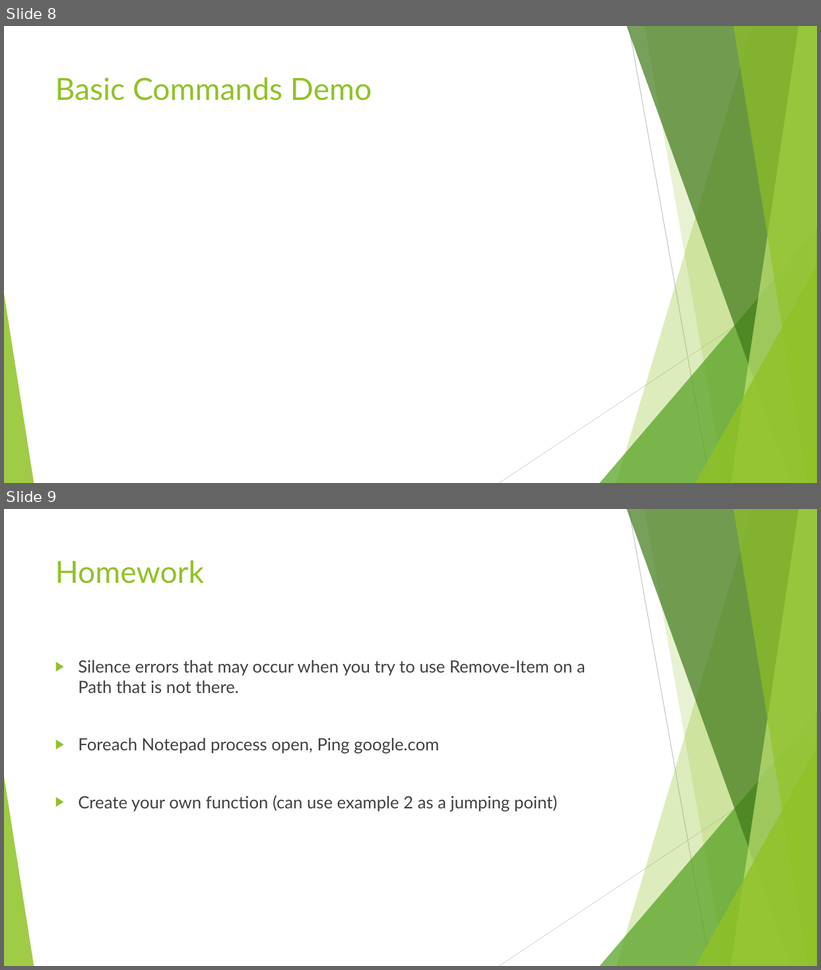
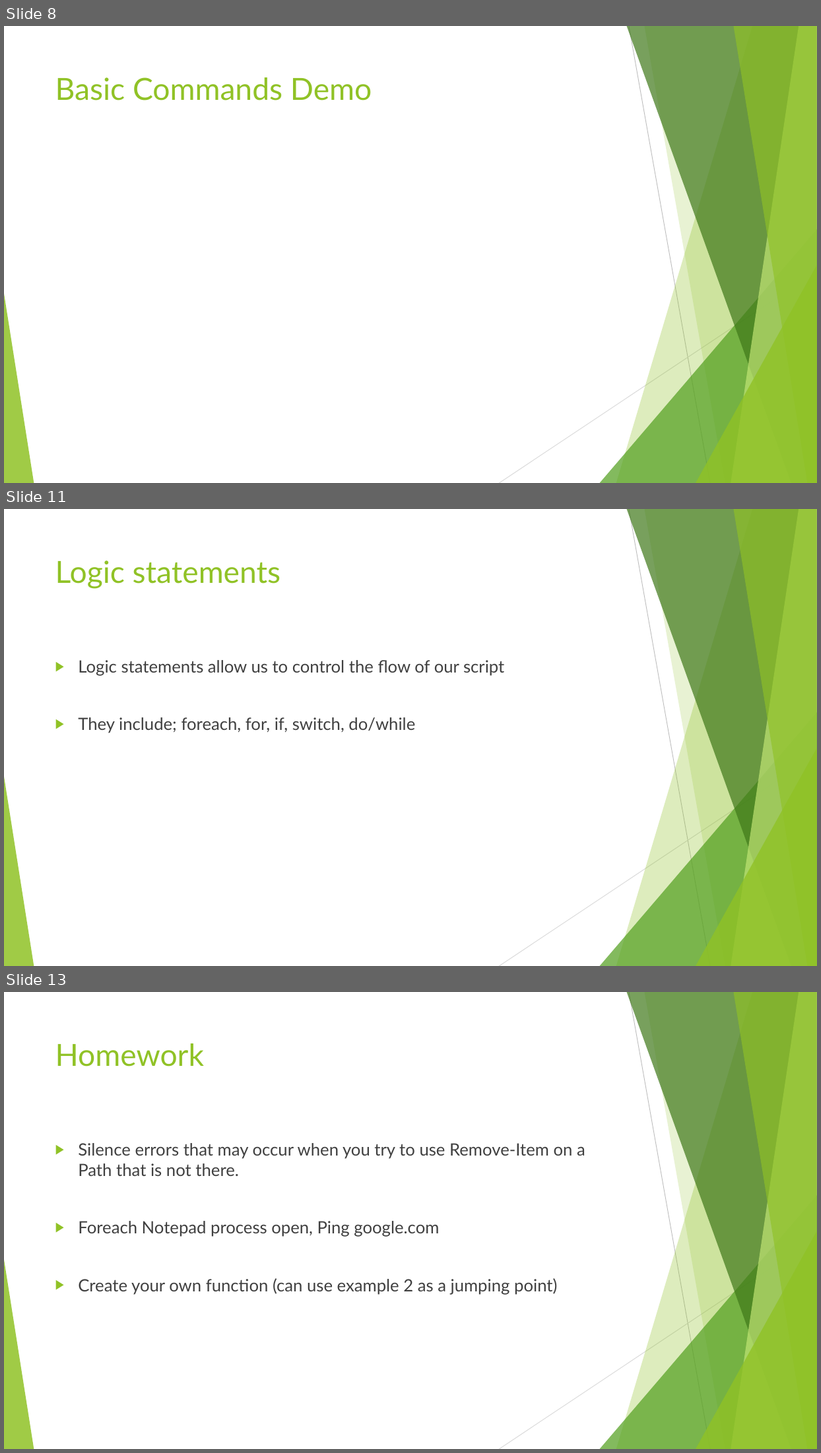
Before and after one commit to ergo3114/Fundamentals2, a slide deck: PowerShell Fundamentals 2.pptx. Shown one above the other, each under a label of ours: slides 8 and 9 before the commit, slides 8, 11 and 13 after it; the slides between them are not shown. The pictures are 821x970 and 821x1453 pixels, drawn with LibreOffice and Linux fonts; fonts in the diff are those of the drawing. Boxes give left, top, right and bottom in pixels: in the first picture for what was removed or moved away, otherwise in the second. Text is boxed around its words. In the diff, an @@ line names an element or a change of style, - is before the commit and + after.

Commit message:
Common Parameters and Logic Statements

```diff
--- a/PowerShell Fundamentals 2.pptx
+++ b/PowerShell Fundamentals 2.pptx
@@ slide 11 added at box(4, 509, 817, 966), background #FFFFFF; not listed: 10 template elements that a slide beside it also shows @@
@@ title added at box(55, 560, 281, 589), 36 pt, text #90C226 @@
+Logic statements
@@ text added at box(78, 660, 504, 733), 20 pt, text #404040 @@
+▶ Logic statements allow us to control the flow of our script
+▶ They include; foreach, for, if, switch, do/while
@@ what was slide 9 is now slide 13 @@
```
Also in this commit, not shown: 1 slide changed, 4 other slides added, 1 slide removed, 1 other file.
